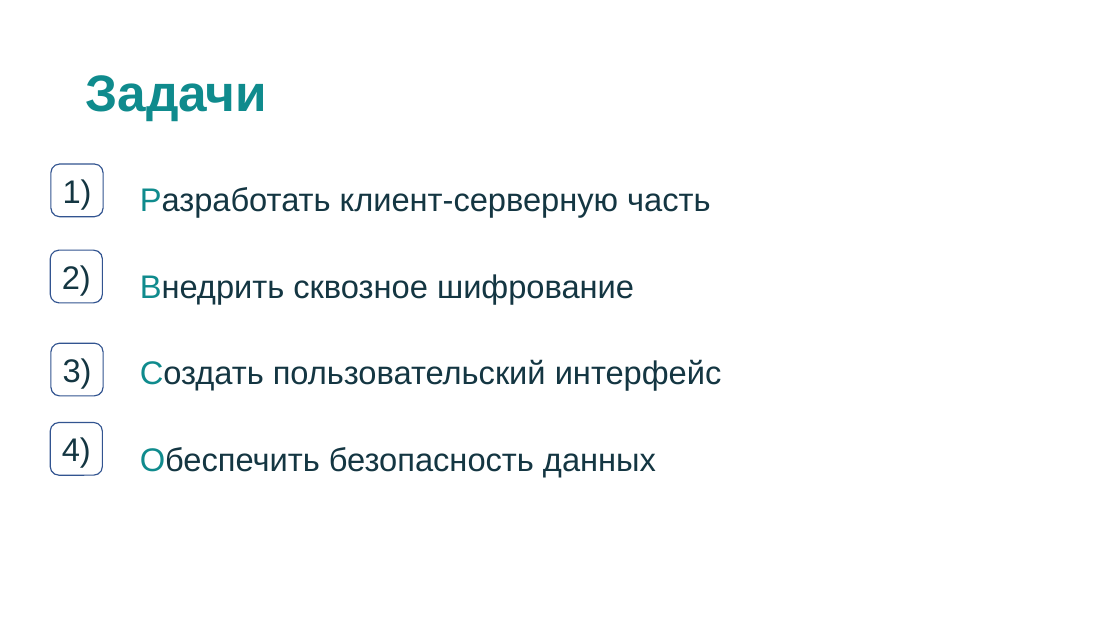
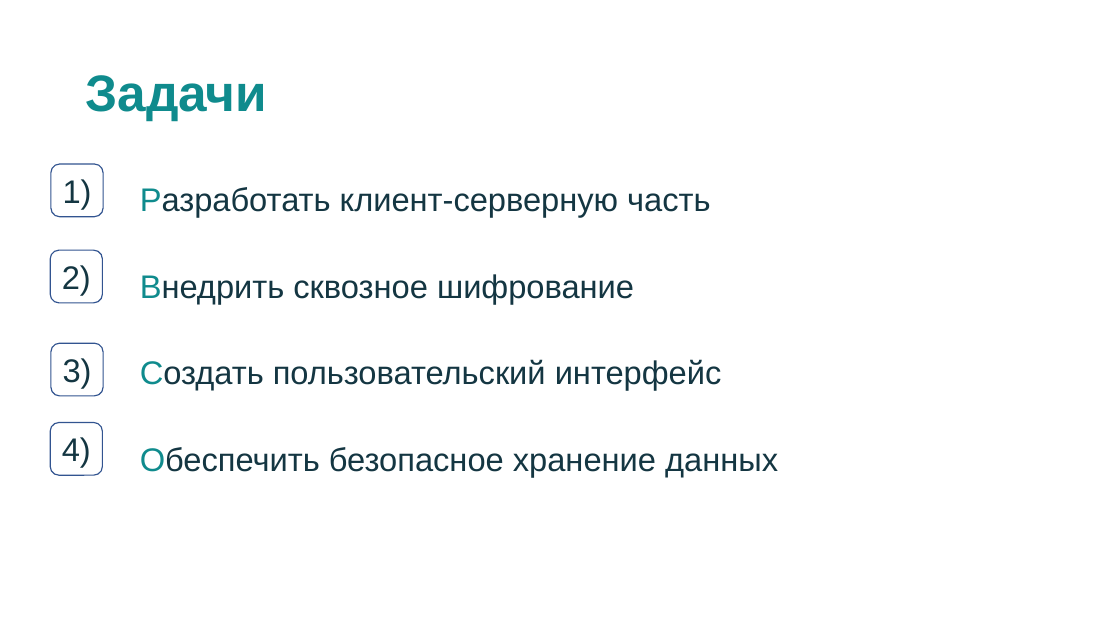
Before and after one commit to Nak1i1/Naki, a slide deck: slide 4 of документы/Мессенджер Naki.pptx. Drawn at 1120x630 pixels with LibreOffice and Linux fonts; fonts in the diff are those of the drawing. Boxes give left, top, right and bottom in pixels: in the first picture for what was removed or moved away, otherwise in the second. Text is boxed around its words. In the diff, an @@ line names an element or a change of style, - is before the commit and + after.

```diff
--- a/документы/Мессенджер Naki.pptx
+++ b/документы/Мессенджер Naki.pptx
@@ text at <box>140,447,778,477</box>: text changed @@
-Обеспечить безопасность данных
+Обеспечить безопасное хранение данных
```
Also in this commit, not shown: 7 other slides changed, 1 slide added, 7 other files.
